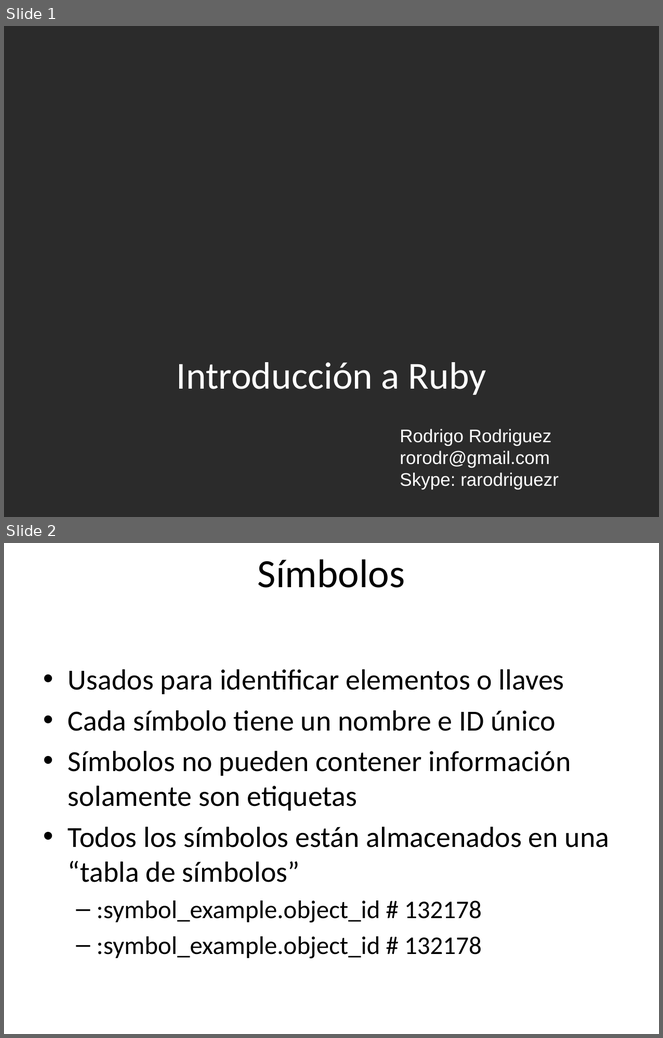
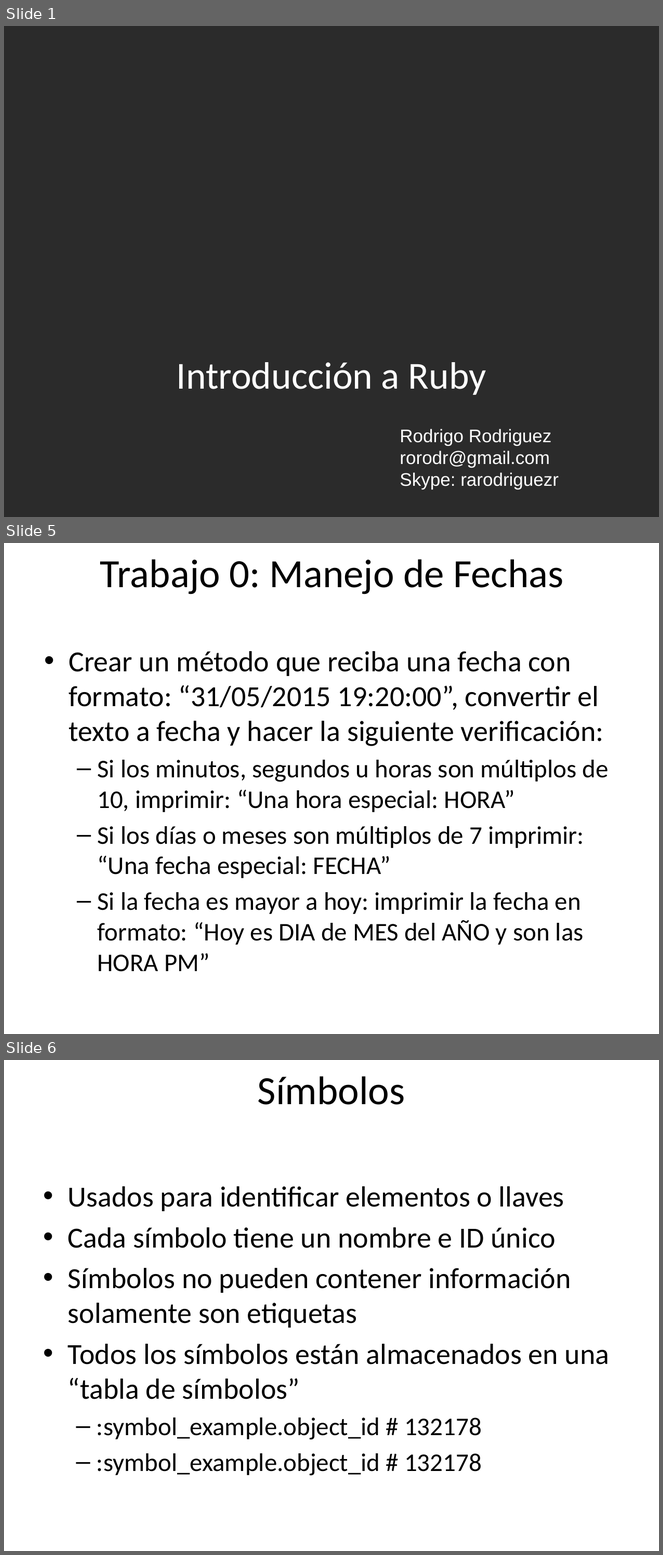
Before and after one commit to rarodriguez/curso_rails, a slide deck: presentaciones/Clase 2-Introduccion a Ruby.pptx. Shown one above the other, each under a label of ours: slides 1 and 2 before the commit, slides 1, 5 and 6 after it; the slides between them are not shown. The pictures are 663x1038 and 663x1555 pixels, drawn with LibreOffice and Linux fonts; fonts in the diff are those of the drawing; background and template pictures are left out; a plain dark background stands for a picture behind light text. Boxes give left, top, right and bottom in pixels: in the first picture for what was removed or moved away, otherwise in the second. Text is boxed around its words. In the diff, an @@ line names an element or a change of style, - is before the commit and + after.

Commit message:
Agregando la presentacion final de la clase 2, asi como un boceto de lo que se va a hacer en la clase 3

```diff
--- a/presentaciones/Clase 2-Introduccion a Ruby.pptx
+++ b/presentaciones/Clase 2-Introduccion a Ruby.pptx
@@ slide 5 added at <box>4,543,659,1034</box>, background picture (left out) @@
@@ title added at <box>100,559,564,594</box>, 44 pt, text #000000 @@
+Trabajo 0: Manejo de Fechas
@@ text added at <box>68,651,609,972</box>, 28 pt, text #000000 @@
+• Crear un método que reciba una fecha con formato: “31/05/2015 19:20:00”, convertir el texto a fecha y hacer la siguiente verificación:
+  – Si los minutos, segundos u horas son múltiplos de 10, imprimir: “Una hora especial: HORA”
+  – Si los días o meses son múltiplos de 7 imprimir: “Una fecha especial: FECHA”
+  – Si la fecha es mayor a hoy: imprimir la fecha en formato: “Hoy es DIA de MES del AÑO y son las HORA PM”
@@ what was slide 2 is now slide 6 @@
```
Also in this commit, not shown: 6 slides changed, 7 other slides added, 1 slide removed, 2 other files.
